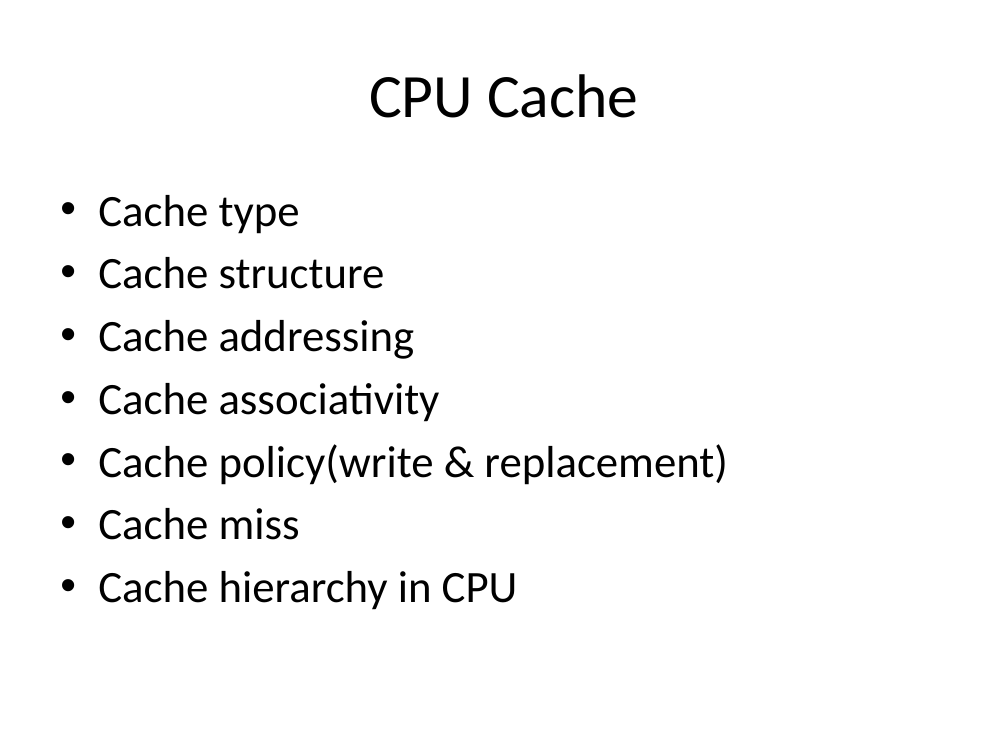
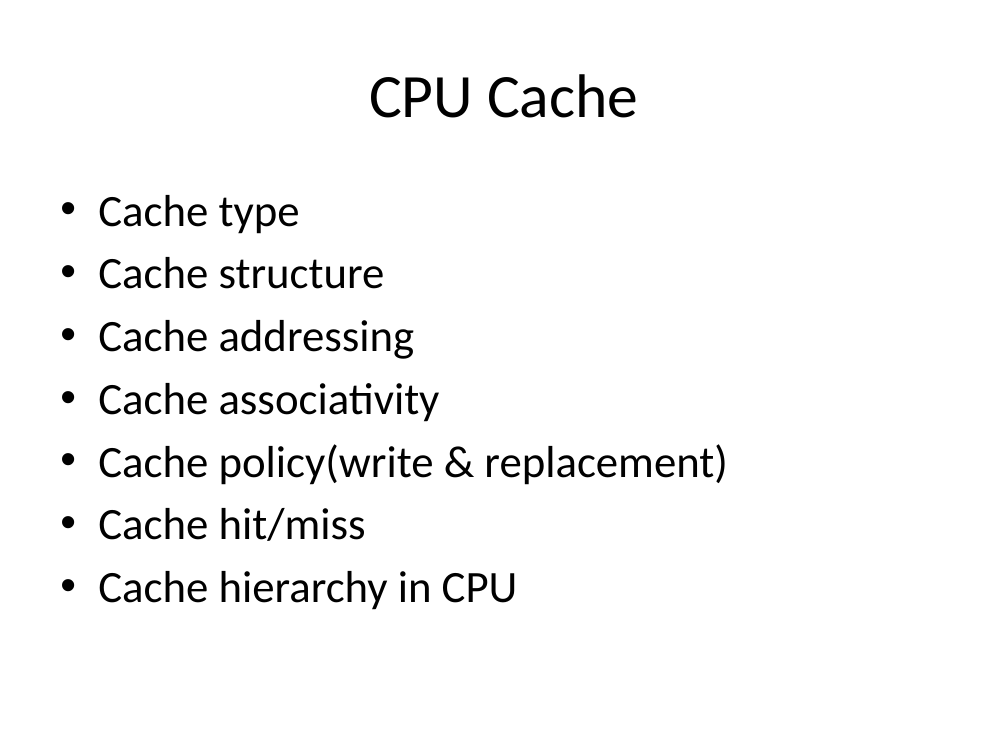
Before and after one commit to guhanjie/Knowledge-sharing, a slide deck: slide 18 of 数据存取模型.pptx. Drawn at 1008x756 pixels with LibreOffice and Linux fonts; fonts in the diff are those of the drawing. Boxes give left, top, right and bottom in pixels: in the first picture for what was removed or moved away, otherwise in the second. Text is boxed around its words. In the diff, an @@ line names an element or a change of style, - is before the commit and + after.

```diff
--- a/数据存取模型.pptx
+++ b/数据存取模型.pptx
@@ text at (x1=98, y1=508, x2=366, y2=541): text changed @@
-• Cache miss
+• Cache hit/miss
```
Also in this commit, not shown: 5 other slides changed, 9 slides added, 3 slides removed.
